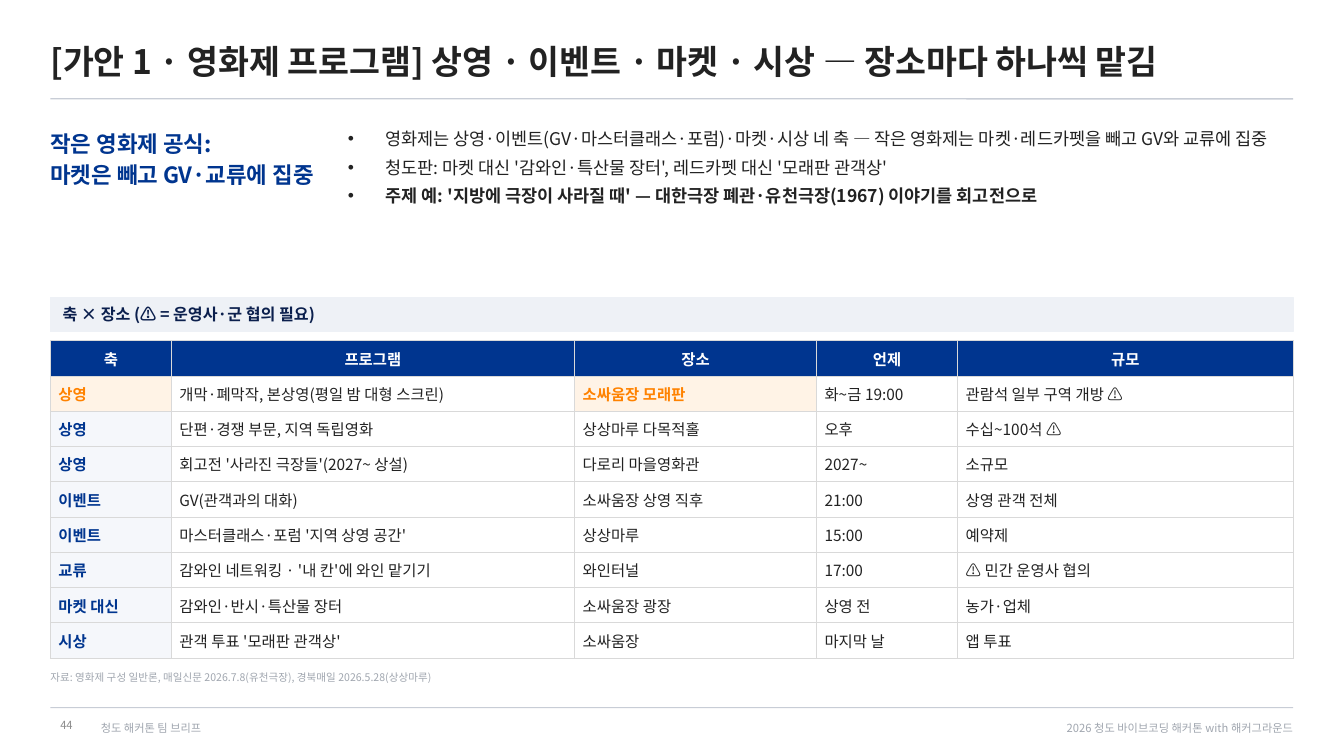
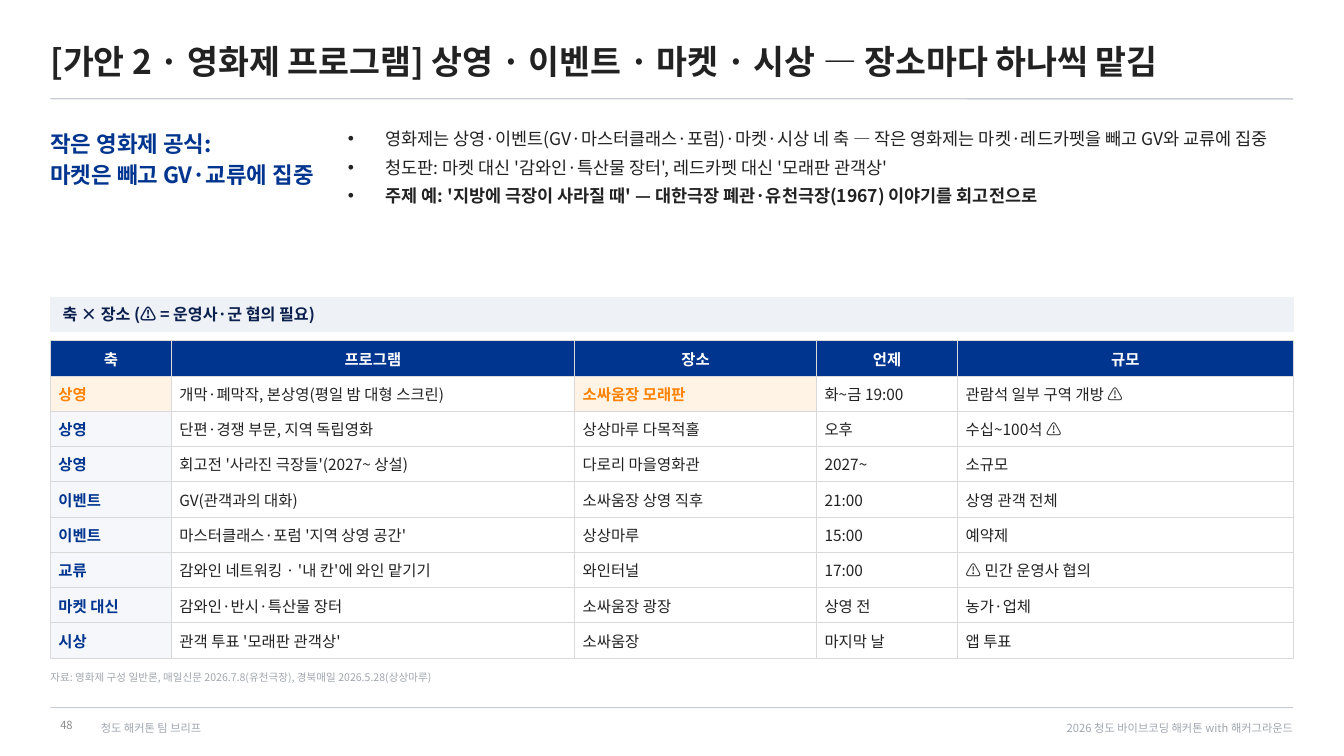
Before and after one commit to fordgril307-wq/Cheongdo_Hackathon, a slide deck: slide 48 of docs/team-brief/청도해커톤_팀브리프.pptx (slide 44 before the commit). Drawn at 1344x756 pixels with LibreOffice and Linux fonts; fonts in the diff are those of the drawing. Boxes give left, top, right and bottom in pixels: in the first picture for what was removed or moved away, otherwise in the second. Text is boxed around its words. In the diff, an @@ line names an element or a change of style, - is before the commit and + after.

```diff
--- a/docs/team-brief/청도해커톤_팀브리프.pptx
+++ b/docs/team-brief/청도해커톤_팀브리프.pptx
@@ title at (x1=50, y1=45, x2=1158, y2=80): text changed @@
-[가안 1 · 영화제 프로그램] 상영 · 이벤트 · 마켓 · 시상 — 장소마다 하나씩 맡김
+[가안 2 · 영화제 프로그램] 상영 · 이벤트 · 마켓 · 시상 — 장소마다 하나씩 맡김
@@ page number at (x1=60, y1=721, x2=72, y2=729): text changed @@
-44
+48
```
Also in this commit, not shown: 20 other slides changed, 4 slides added, 3 other files.
